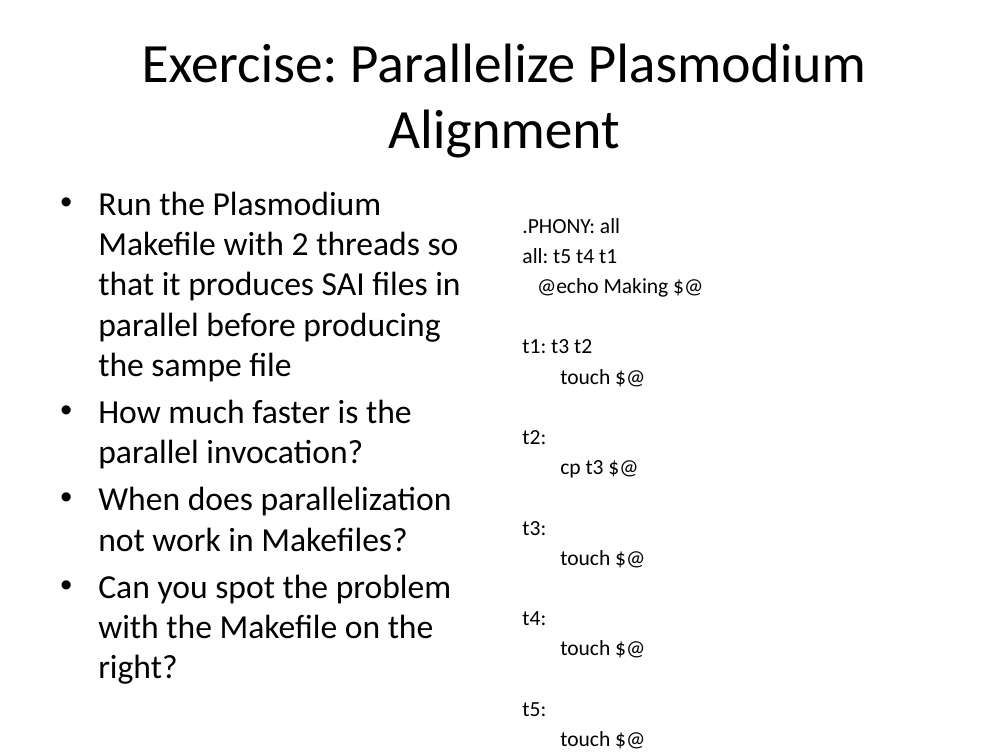
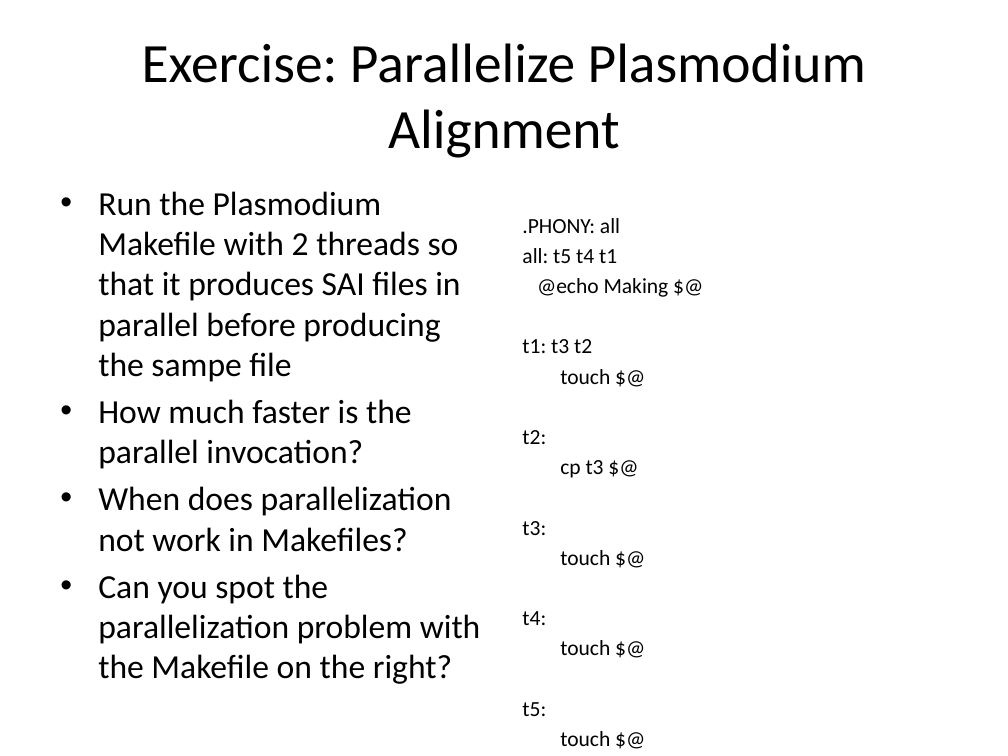
Before and after one commit to rvosa/ngs-workflows, a slide deck: slide 20 of doc/slides/day3/session3/Parallelization.pptx. Drawn at 1008x756 pixels with LibreOffice and Linux fonts; fonts in the diff are those of the drawing. Boxes give left, top, right and bottom in pixels: in the first picture for what was removed or moved away, otherwise in the second. Text is boxed around its words. In the diff, an @@ line names an element or a change of style, - is before the commit and + after.

Commit message:
added make exercise

```diff
--- a/doc/slides/day3/session3/Parallelization.pptx
+++ b/doc/slides/day3/session3/Parallelization.pptx
@@ text at <box>98,574,481,684</box>: text changed @@
-• Can you spot the problem with the Makefile on the right?
+• Can you spot the parallelization problem with the Makefile on the right?
```
